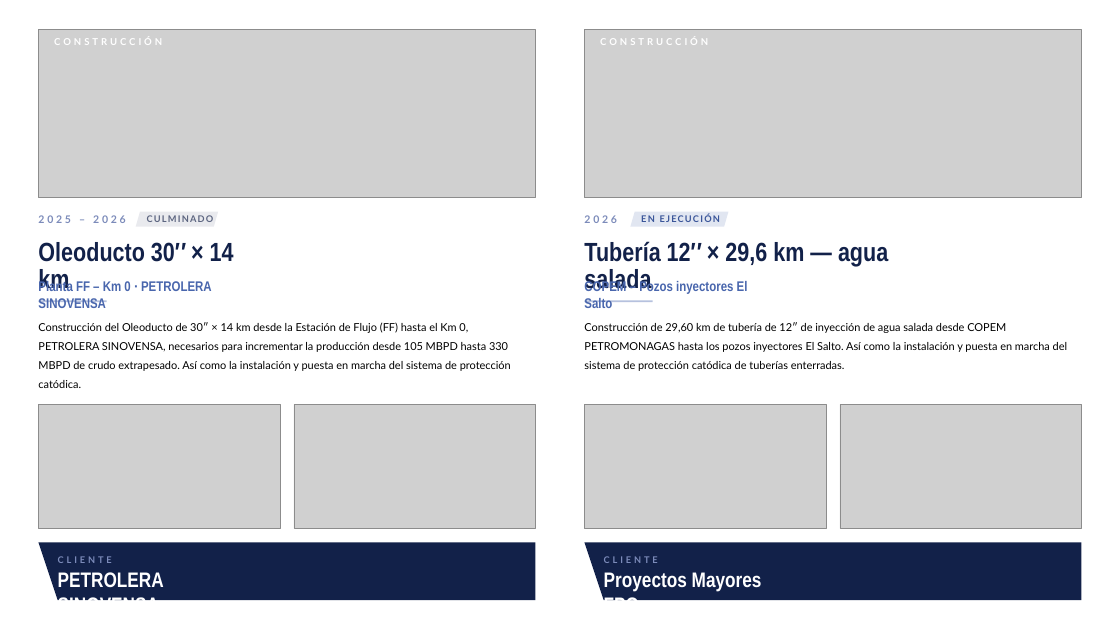
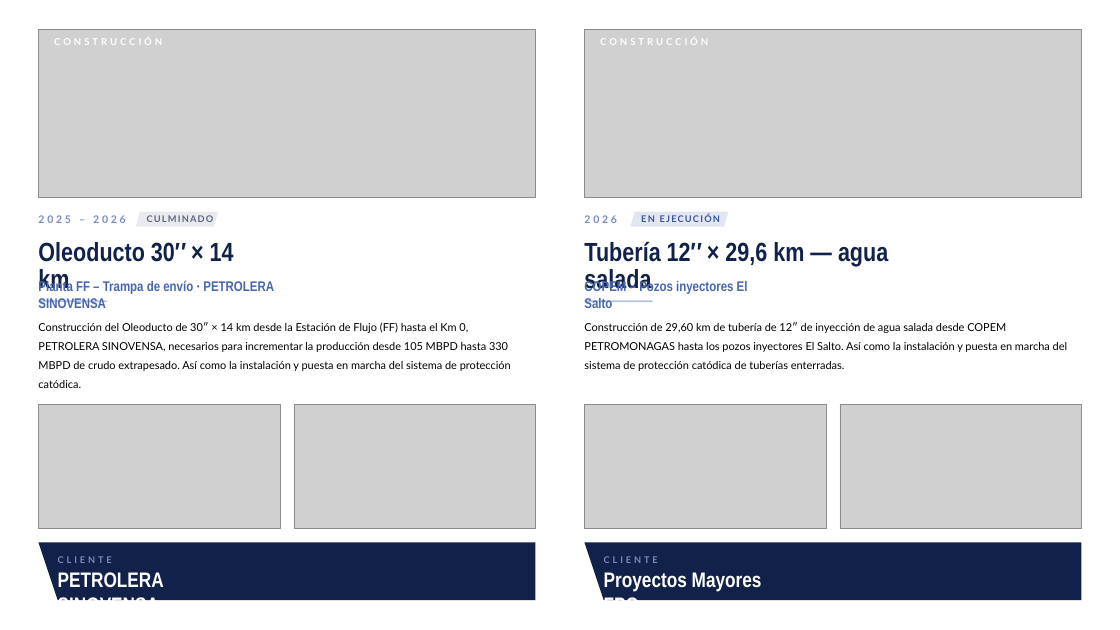
Before and after one commit to xavier-ramirez/brochure, a slide deck: slide 9 of Brochure_Vidalsa27.pptx (slide 8 before the commit). Drawn at 1120x630 pixels with LibreOffice and Linux fonts; fonts in the diff are those of the drawing; grey boxes stand for pictures; background and template pictures are left out. Boxes give left, top, right and bottom in pixels: in the first picture for what was removed or moved away, otherwise in the second. Text is boxed around its words. In the diff, an @@ line names an element or a change of style, - is before the commit and + after.

```diff
--- a/Brochure_Vidalsa27.pptx
+++ b/Brochure_Vidalsa27.pptx
@@ text at (x1=38, y1=280, x2=274, y2=308): text changed @@
-Planta FF – Km 0 · PETROLERA SINOVENSA
+Planta FF – Trampa de envío · PETROLERA SINOVENSA
```
Also in this commit, not shown: 6 other slides changed, 1 slide added, 22 other files.
